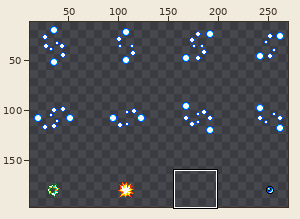
Edited in one commit: sprite sheet (Kirby-bin/sprites/effects/Beam_Effect.png). The first picture is a wide view before the edit; the outline marks the close-up.
Close-up. Old version:
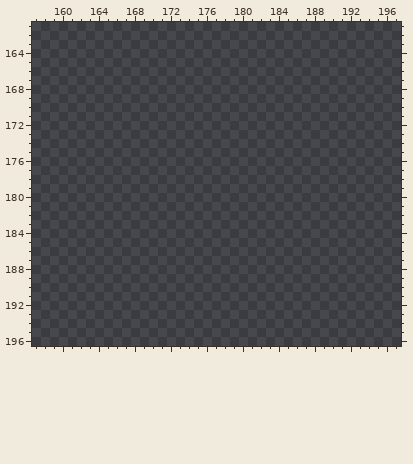
The file is 288x216 pixels. Colours within 5 levels of each other are drawn and written as one. Shown: x 157..197, y 161..196. The wide view leaves out empty margins.
Now the later version:
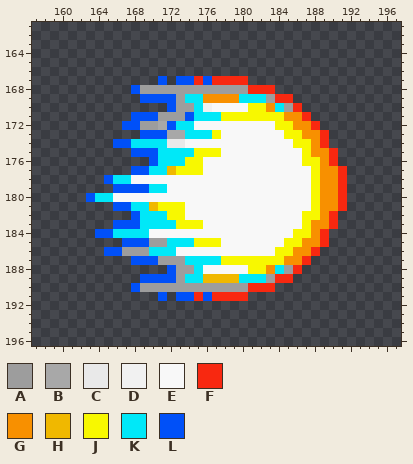
Palette (. is transparent): A #9d9d9d  B #a8a8a8  C #e9e9e9  D #f1f1f1  E #f8f8f8  F #f82810  G #f89000  H #f0b800  J #f8f800  K #00e8f8  L #0050f8
The author wrote: Beam(Charge, Fire)
Edits made:
{"y":167,"x":171,"old":".","new":"L"}
{"y":167,"x":173,"old":"........","new":"LLFLFFFF"}
{"y":168,"x":168,"old":"................","new":"LAAAAAAAAAAAAFFF"}
{"y":169,"x":169,"old":".................","new":"LLLLAKKGGGGKKKAFF"}
{"y":170,"x":172,"old":"...............","new":"LAAKDEEEEJJGKAF"}
{"y":171,"x":168,"old":"....................","new":"LLLAAALKKKJJJJJJJGGF"}
{"y":172,"x":167,"old":"......................","new":"LLAABLKKEEEEEEEEEJJGGF"}
{"y":173,"x":169,"old":".....................","new":"LLLBBKKKJEEEEEEEJJGGF"}
{"y":174,"x":166,"old":"........................","new":"LLKKKKCCEEEEEEEEEEEEJJGF"}
{"y":175,"x":168,"old":".......................","new":"LLLKKKKJJJEEEEEEEEEJGGF"}
{"y":176,"x":170,"old":".....................","new":"LKKKJJEEEEEEEEEEEJJGF"}
{"y":177,"x":168,"old":"........................","new":"LLKKHJJJEEEEEEEEEEEEJGGF"}
{"y":178,"x":165,"old":"...........................","new":"LKKEEEEEEEEEEEEEEEEEEEEJGGF"}
{"y":179,"x":166,"old":"..........................","new":"LLLLKKEEEEEEEEEEEEEEEEJGGF"}
{"y":180,"x":163,"old":".............................","new":"LKKEEEEEEEEEEEEEEEEEEEEEEJGGF"}
{"y":181,"x":166,"old":"..........................","new":"LLKKHJJJEEEEEEEEEEEEEEJGGF"}
{"y":182,"x":168,"old":".......................","new":"LKKKJJEEEEEEEEEEEEEJJGF"}
{"y":183,"x":166,"old":".........................","new":"LLLKKKKJJJEEEEEEEEEEEJGGF"}
{"y":184,"x":164,"old":"..........................","new":"LLKKKKEEEEEEEEEEEEEEEEJJGF"}
{"y":185,"x":167,"old":".......................","new":"LLLAAKKKJJJEEEEEEEJJGGF"}
{"y":186,"x":165,"old":"........................","new":"LLAAAKKKEEEEEEEEEEEJJGGF"}
{"y":187,"x":168,"old":"....................","new":"LLLAAAKKKKJJJJJJJGGF"}
{"y":188,"x":172,"old":"...............","new":"LAAKEEEEEJJGKAF"}
{"y":189,"x":169,"old":".................","new":"LLLLAKKHHHHKKKAFF"}
{"y":190,"x":168,"old":"................","new":"LAAAAAAAAAAAAFFF"}
{"y":191,"x":171,"old":".","new":"L"}
{"y":191,"x":173,"old":"........","new":"LLFLFFFF"}
{"label":"added","picture_box":[86,76,347,301]}
